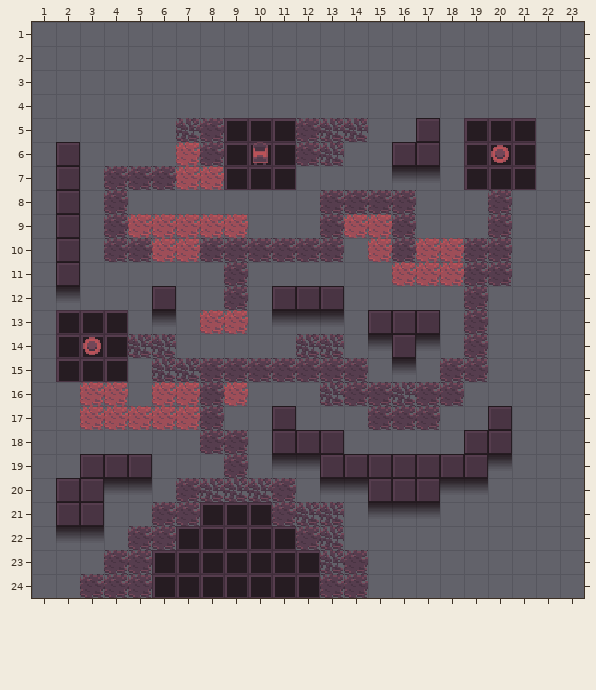
Two states of a Tiled map, DontLetGo/Content/Tiled/Level2.tmx. The picture above is the old version.
Cells are 16x16 px. Shown: x 1..23, y 1..24. The old version is drawn lined up with the new one.
Now the later version:
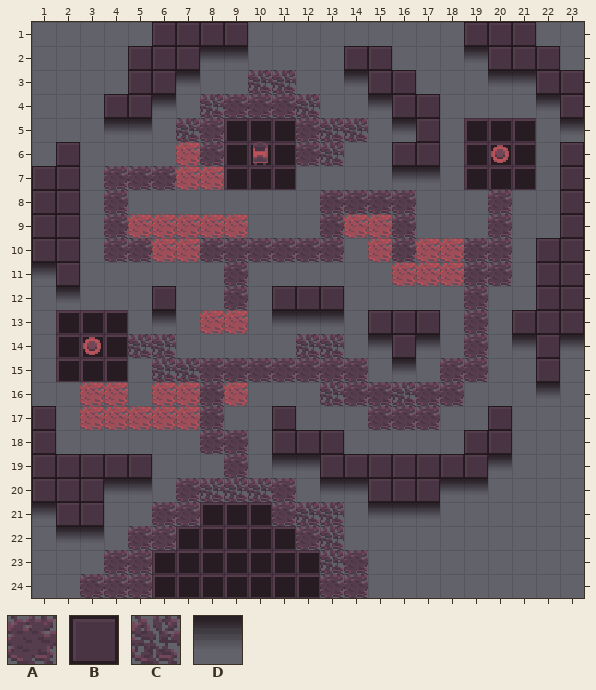
Key: from "Tileset": A 0, B 1, C 8, D 9.
_ is an empty cell.
See-through tiles are keyed as they look on the map.
Edits made:
map size 20x20 -> 25x25 cells (old content now starts at 2,5; both pictures use the new coordinates)
Layer "Ground":
The author put tile A in row 4 at x 9 to 11.
The author put tile B in row 1 at x 6 to 9 and 19 to 21; in row 2 at x 5 to 7, 14 to 15 and 20 to 22; in row 3 at x 5 to 6, 15 to 16 and 22 to 23; in row 4 at x 4 to 5, 16 to 17 and 23; in row 6 at x 23; in rows 7 to 9 at x 1 and 23.
The author put tile B in row 10 at x 1 and 22 to 23; in rows 11 to 12 at x 22 to 23; in row 13 at x 21 to 23; in rows 14 to 15 at x 22; in rows 17 to 18 at x 1; in row 19 at x 1 to 2.
The author put tile B in row 20 at x 1.
The author put tile C in row 3 at x 10 to 11; in row 4 at x 8 and 12.
The author put tile D in row 2 at x 8 to 9 and 19; in row 3 at x 7, 14 and 20 to 21; in row 4 at x 6, 15 and 22; in row 5 at x 4 to 5, 16 and 23; in row 11 at x 1; in row 14 at x 21 and 23.
The author put tile D in row 16 at x 22; in row 21 at x 1.
Pixel boxes of the changes (left, top, right, bottom) in both pictures:
added: (104, 22, 320, 133)
added: (464, 22, 584, 397)
added: (344, 46, 440, 133)
added: (32, 166, 56, 277)
added: (32, 406, 80, 517)
